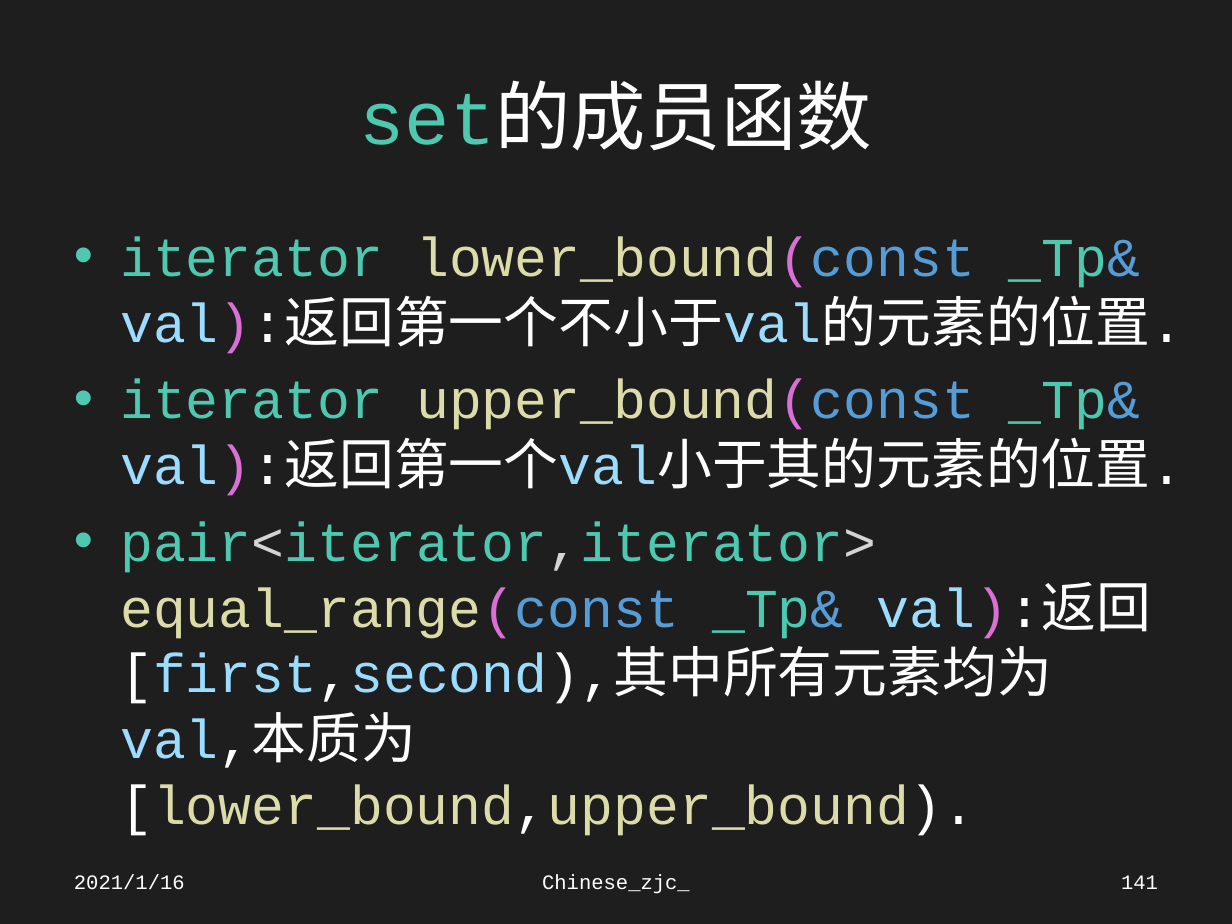
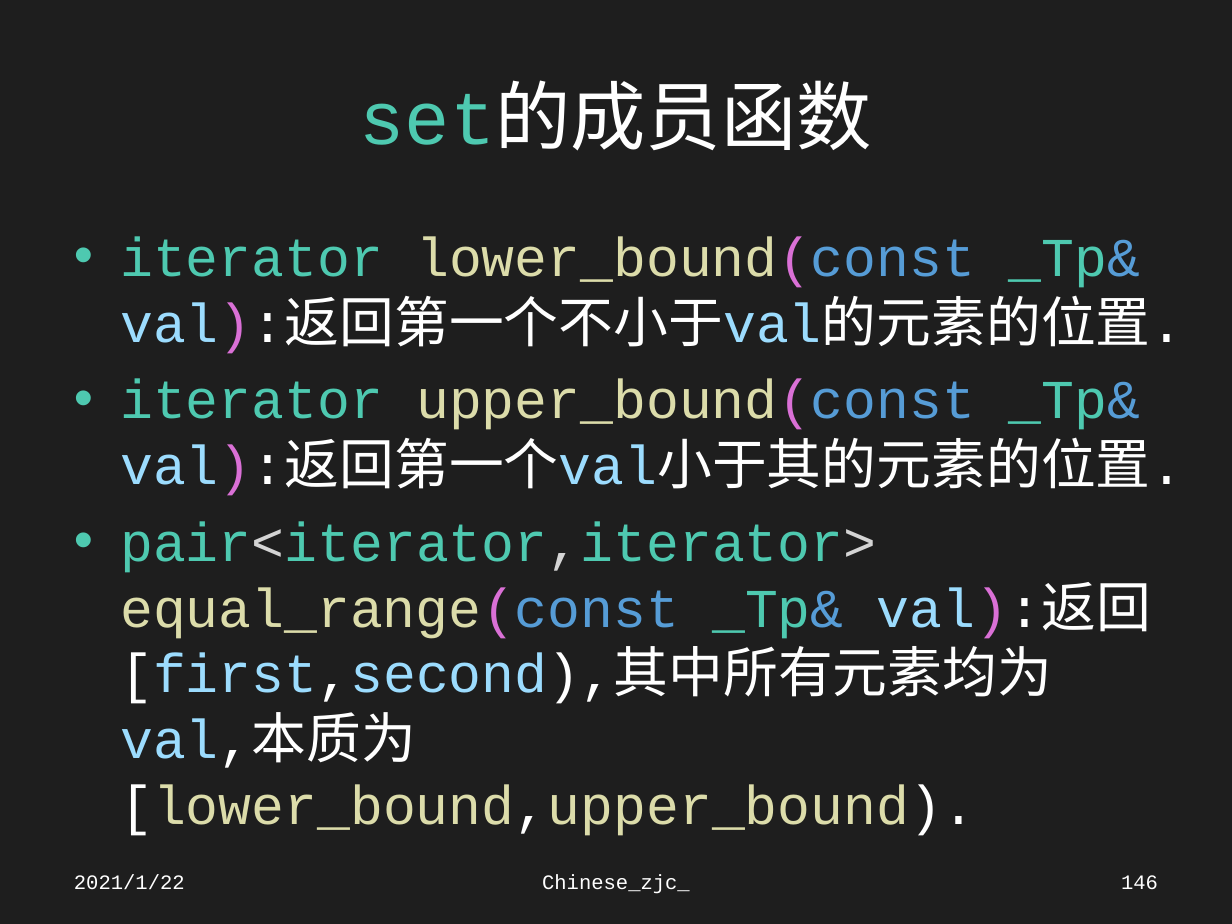
Before and after one commit to Chinesezjc/Solved-Problems, a slide deck: slide 146 of STL.pptx (slide 141 before the commit). Drawn at 1232x924 pixels with LibreOffice and Linux fonts; fonts in the diff are those of the drawing. Boxes give left, top, right and bottom in pixels: in the first picture for what was removed or moved away, otherwise in the second. Text is boxed around its words. In the diff, an @@ line names an element or a change of style, - is before the commit and + after.

```diff
--- a/STL.pptx
+++ b/STL.pptx
@@ text at [74, 874, 185, 890]: text changed @@
-2021/1/16
+2021/1/22
@@ page number at [1121, 875, 1158, 889]: text changed @@
-141
+146
```
Also in this commit, not shown: 163 other slides changed, 86 slides added, 42 other files.
